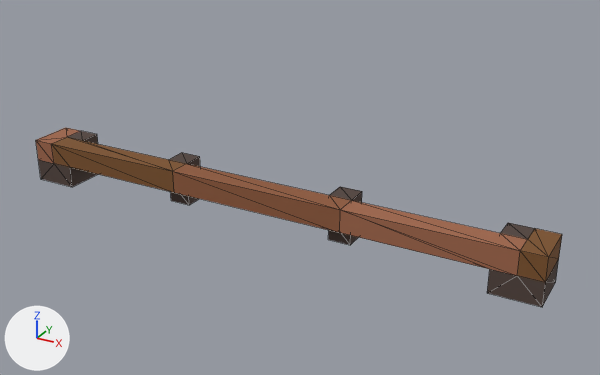
The OBJ model Assets/NightOfTheSpook/Environment/Farm/FarmFence.vox.obj, before and after one commit.
One viewpoint serves both versions: a camera (50 mm lens) standing at (1.67, -2.73, 1.57) and looking at (0.14, 0.04, 0.18). Lighting does not change. The marker at lower left points along +X, +Y and +Z. Mesh edges are drawn as thin lines. Where no turn or scale is listed for an object, it has been applied to the vertices. Vertices at the same position are counted once.

Before the edit, the objects in view are built like this:
```python
me_untitled = bpy.data.meshes.new('Untitled')
me_untitled.from_pydata(...)  # 58 vertices, 112 faces; spans x -1.2..1.2, y -0.1..0.1, z 0.0..0.2
me_untitled.materials.append(mat_palette)  # picture img_farmfence_vox_png
ob_untitled = bpy.data.objects.new('Untitled', me_untitled)
ob_untitled.location = (0.0, 0.0, 0.0)
```
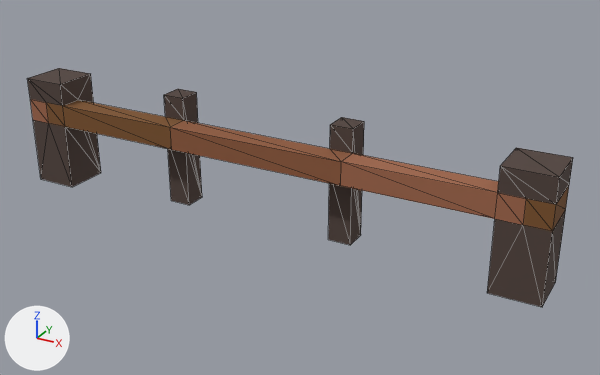
The change, as a list of edits to the scene's bpy script:
```text
Change me_untitled:
    used by ob_untitled; location = (0.0, 0.0, 0.0)
    remove me_untitled.from_pydata(...)  # 58 vertices, 112 faces; spans x -1.2..1.2, y -0.1..0.1, z 0.0..0.2
    add me_untitled.from_pydata(...)  # 68 vertices, 132 faces; spans x -1.2..1.2, y -0.1..0.1, z 0.0..0.5
    me_untitled part 1
    14 vertices are removed from x -1.2..1.2, y -0.1..0.1, z 0.1..0.2
    60 faces are deleted
    24 vertices in x -1.2..1.2, y -0.1..0.1, z 0.1..0.2 move by (0.0, 0.0, 0.2)
    4 vertices in x -0.5..0.4, y 0.1, z 0.2 move by (0.0, 0.0, 0.3)
    10 vertices are added at x -1.2..1.2, y -0.1..0.1, z 0.3..0.5
    14 new vertices lie (0.0, 0.0, 0.1) away from vertices in x -1.2..1.2, y -0.1..0.1, z 0.1..0.2
    80 new faces join them
```

Location of each change, [x1, y1, x2, y2] in pixels of the pictures (600 x 375 px):
'Untitled', reshaped (33% taller)
    before: [36, 128, 562, 307]
    after: [27, 68, 573, 307]
